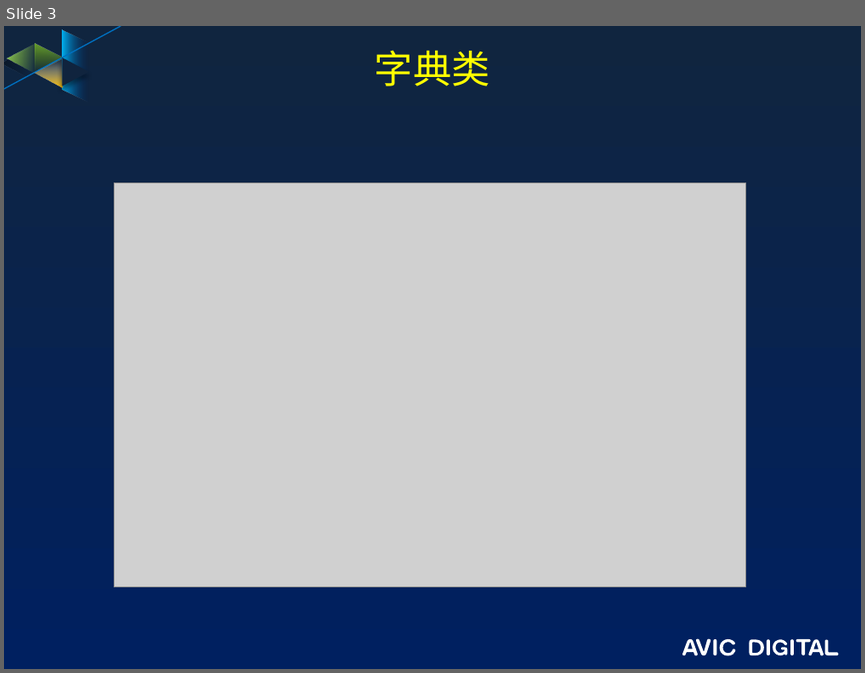
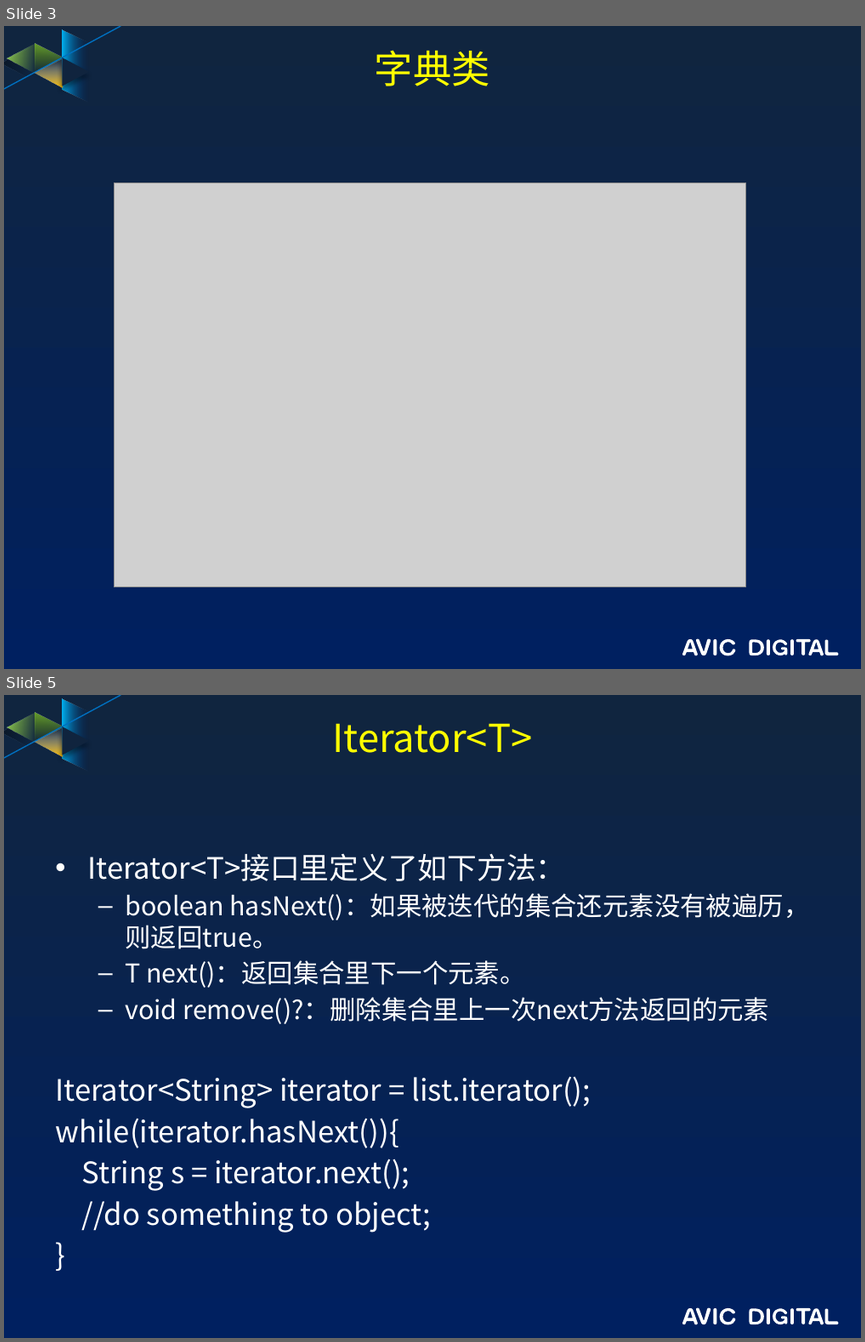
Before and after one commit to guofengzh/java-way, a slide deck: java/docs/08-java-集合类.pptx. Shown one above the other, each under a label of ours: slide 3 before the commit, slides 3 and 5 after it; the slides between them are not shown. The pictures are 865x673 and 865x1342 pixels, drawn with LibreOffice and Linux fonts; fonts in the diff are those of the drawing; grey boxes stand for pictures; background and template pictures are left out. Boxes give left, top, right and bottom in pixels: in the first picture for what was removed or moved away, otherwise in the second. Text is boxed around its words. In the diff, an @@ line names an element or a change of style, - is before the commit and + after.

```diff
--- a/java/docs/08-java-集合类.pptx
+++ b/java/docs/08-java-集合类.pptx
@@ slide 5 added at box(4, 695, 861, 1338), background gradient #10253F to #002060; not listed: 17 template elements that a slide beside it also shows @@
@@ title added at box(332, 723, 532, 753), 32.4 pt, text #FFFF00 @@
+Iterator<T>
@@ text added at box(55, 853, 809, 1232), 24.8 pt, text #FFFFFF @@
+• Iterator<T>接口里定义了如下方法：
+  – boolean hasNext()：如果被迭代的集合还元素没有被遍历，则返回true。
+  – T next()：返回集合里下一个元素。
+  – void remove()?：删除集合里上一次next方法返回的元素
+Iterator<String> iterator = list.iterator();
+while(iterator.hasNext()){
+String s = iterator.next();
+//do something to object;
+}
```
Also in this commit, not shown: 12 other slides added, 1 slide removed.
